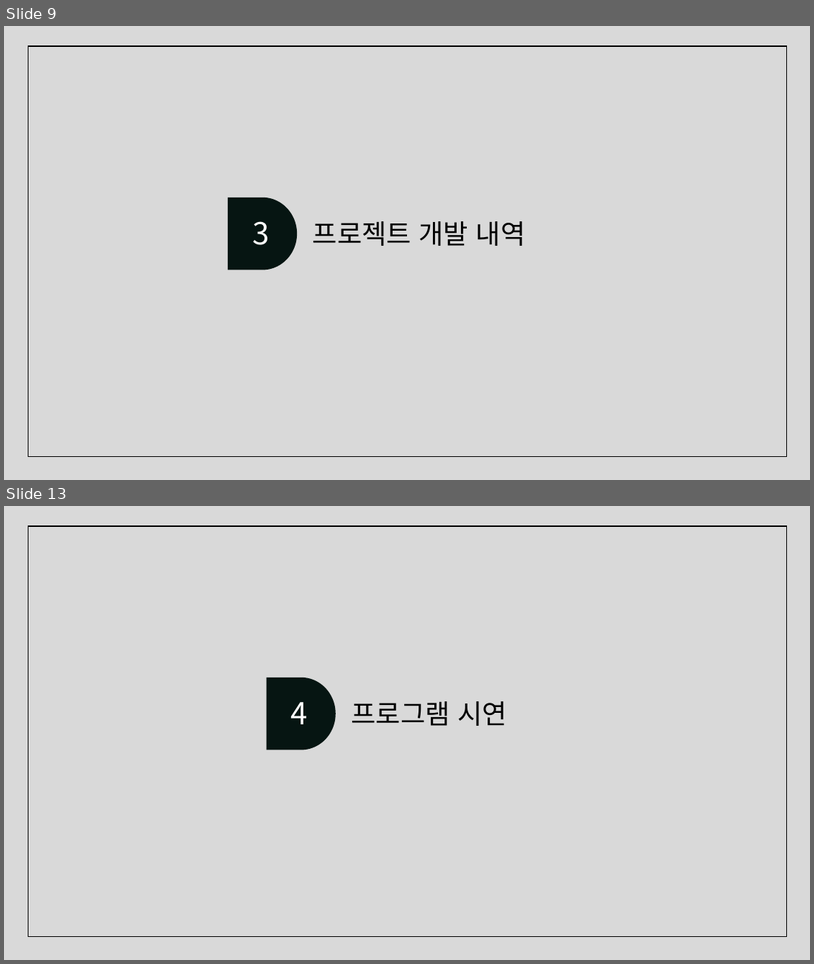
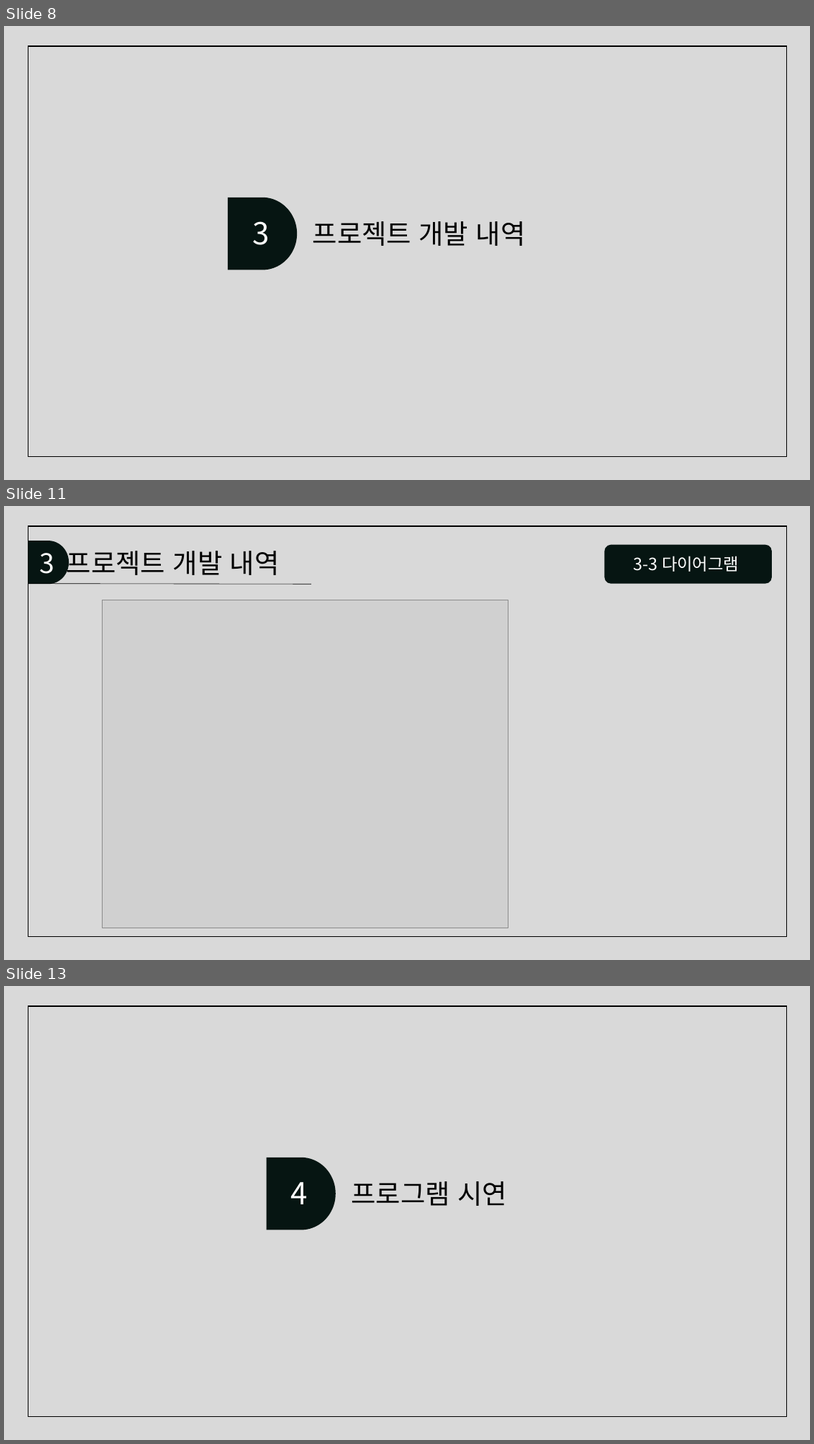
Before and after one commit to juhyeonjong2/KeyBoard, a slide deck: Documents/5. 발표/세상모든키보드.pptx. Shown one above the other, each under a label of ours: slides 9 and 13 before the commit, slides 8, 11 and 13 after it; the slides between them are not shown. The pictures are 814x964 and 814x1444 pixels, drawn with LibreOffice and Linux fonts; fonts in the diff are those of the drawing; grey boxes stand for pictures. Boxes give left, top, right and bottom in pixels: in the first picture for what was removed or moved away, otherwise in the second. Text is boxed around its words. In the diff, an @@ line names an element or a change of style, - is before the commit and + after.

```diff
--- a/Documents/5. 발표/세상모든키보드.pptx
+++ b/Documents/5. 발표/세상모든키보드.pptx
@@ slide 11 added at [4, 506, 810, 960], background #D9D9D9 @@
@@ rectangle added at [28, 526, 787, 936], outline #000000 1 pt @@
@@ flow chart delay added at [28, 541, 70, 584], fill #061512 @@
@@ rounded rectangle added at [604, 545, 772, 584], fill #061512 @@
@@ text added at [39, 551, 280, 575], 32 pt, text #000000 @@
+3 프로젝트 개발 내역
@@ text added at [634, 556, 739, 572], 20 pt, text #FFFFFF @@
+3-3 다이어그램
@@ line added from (28, 584) to (311, 584), #000000 0.5 pt @@
@@ picture added at [102, 600, 509, 928] @@
@@ what was slide 9 is now slide 8 @@
```
Also in this commit, not shown: 8 slides changed, 6 slides removed.
